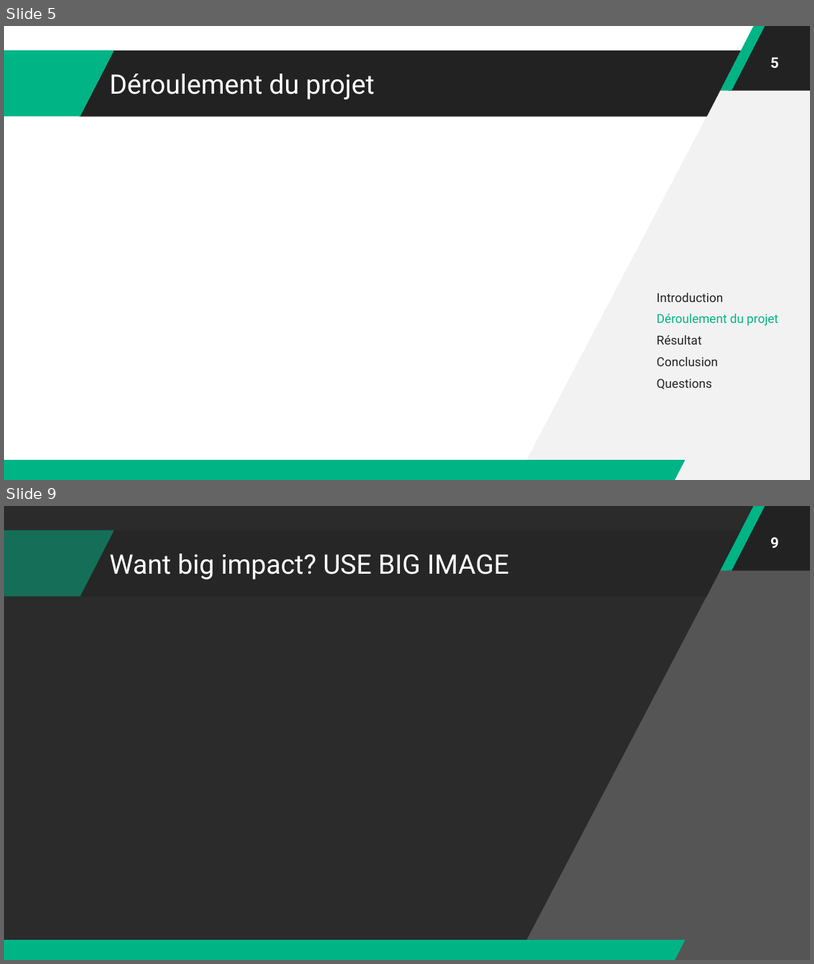
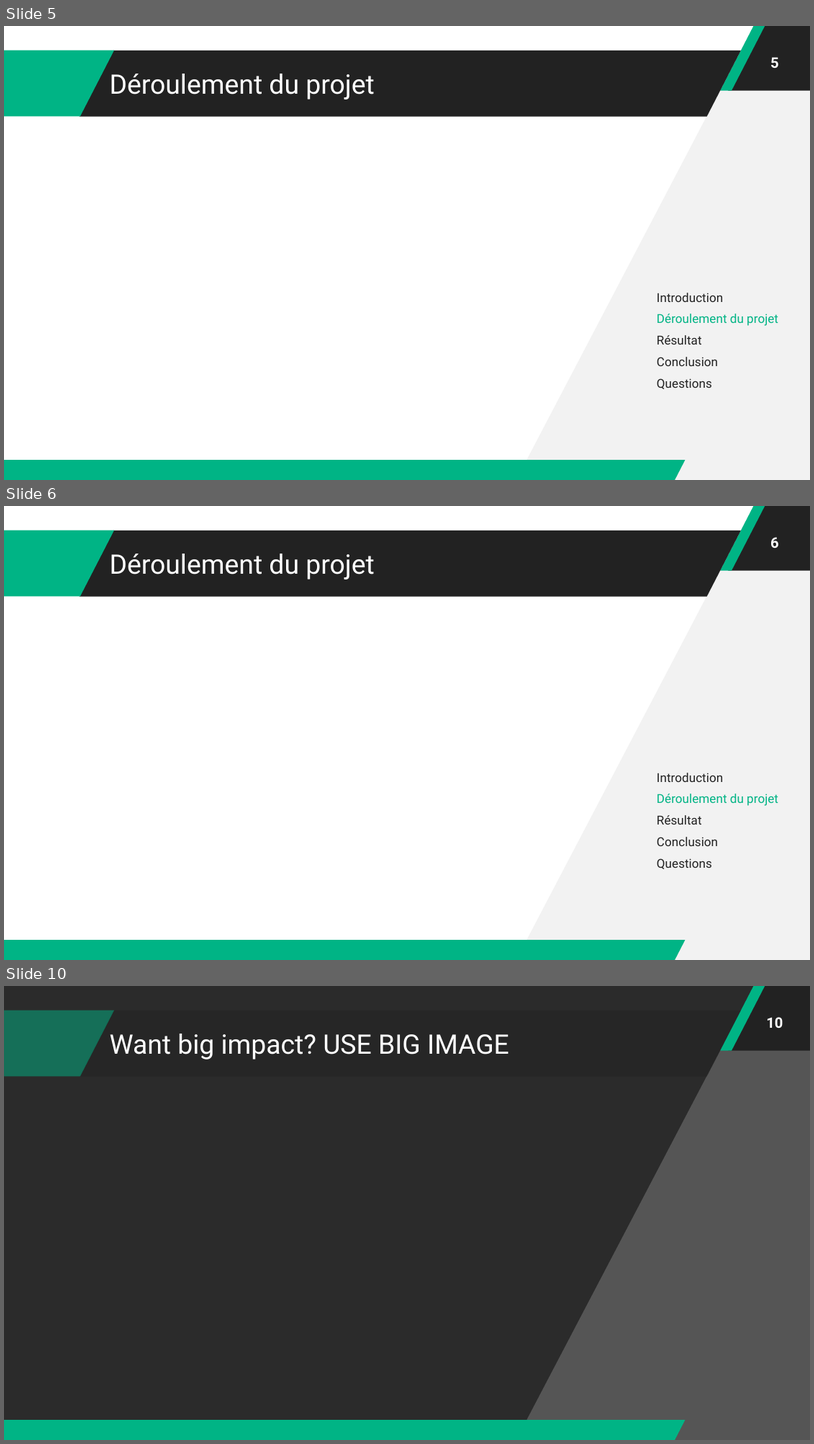
Before and after one commit to ChristianCarbonara/TPI, a slide deck: Documentation/William.pptx. Shown one above the other, each under a label of ours: slides 5 and 9 before the commit, slides 5, 6 and 10 after it; the slides between them are not shown. The pictures are 814x964 and 814x1444 pixels, drawn with LibreOffice and Linux fonts; fonts in the diff are those of the drawing; background and template pictures are left out; a plain dark background stands for a picture behind light text. Boxes give left, top, right and bottom in pixels: in the first picture for what was removed or moved away, otherwise in the second. Text is boxed around its words. In the diff, an @@ line names an element or a change of style, - is before the commit and + after.

```diff
--- a/Documentation/William.pptx
+++ b/Documentation/William.pptx
@@ slide 6 added at (x1=4, y1=506, x2=810, y2=960), background #FFFFFF; not listed: 6 template elements that a slide beside it also shows @@
@@ page number added at (x1=771, y1=537, x2=779, y2=548), 13 pt, text #FFFFFF, bold @@
+6
@@ title added at (x1=110, y1=554, x2=374, y2=579), 24 pt, text #FFFFFF @@
+Déroulement du projet
@@ text added at (x1=657, y1=772, x2=779, y2=869), 11 pt, text #222222 @@
+Introduction
+Déroulement du projet
+Résultat
+Conclusion
+Questions
@@ what was slide 9 is now slide 10 @@
@@ page number at (x1=766, y1=1017, x2=783, y2=1028): text changed @@
-9
+10
```
Also in this commit, not shown: 5 slides changed, 1 other slide added, 1 slide removed.
